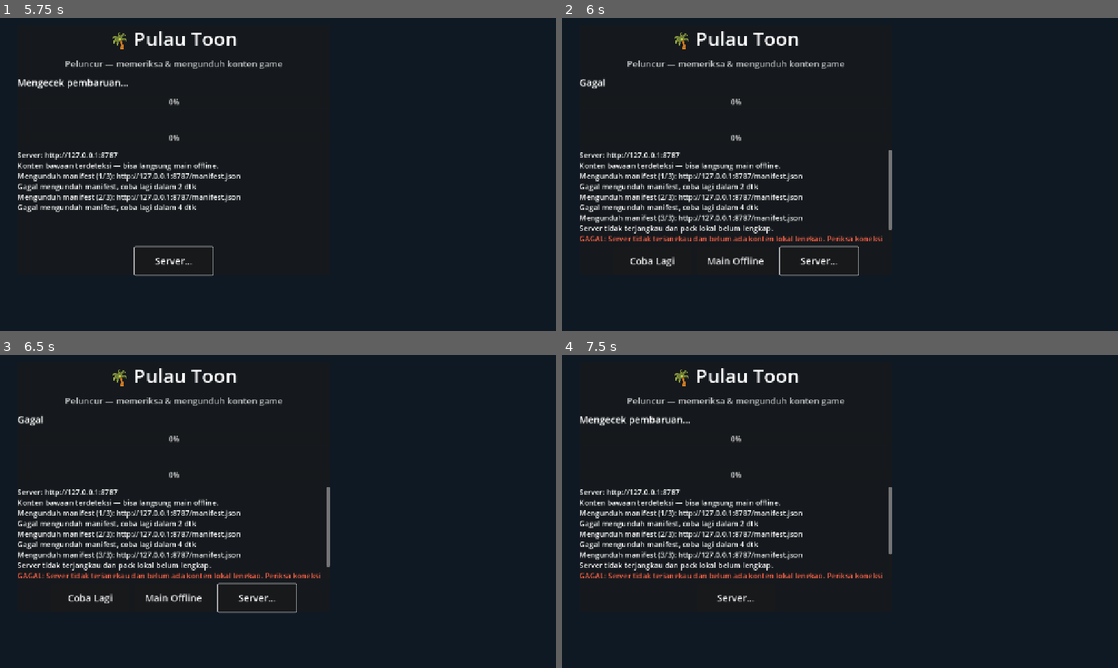
Above: before the commit, frames 1-4 (two rows, left to right).
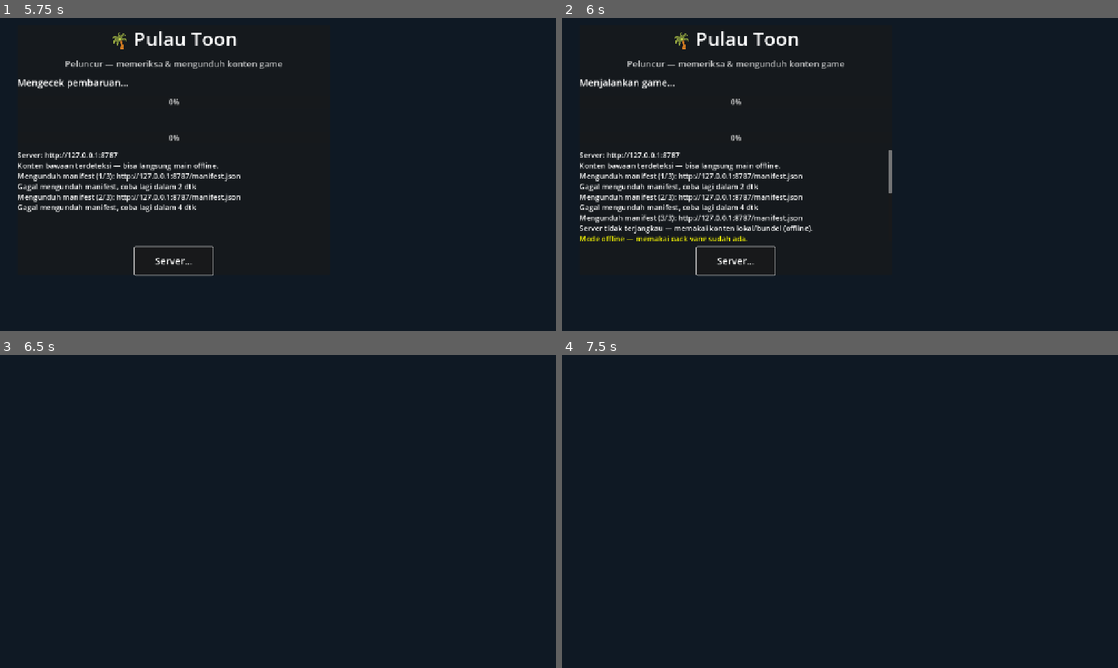
Above: after the commit, the same moments.

Repository: KyokoApp/Unity
Game: Godot game, scene res://launcher/launcher.tscn
Same seed, same stepped clock (60 frames per second), same inputs: the game is played once before the commit and once after it.
Inputs (mouse positions are in pixels of both pictures, inside the frame that each line leads up to):
- Up to frame 1 (5.75 s): tap Enter (ui_accept) at 0.5, 0.77 s; move the mouse to (400, 158) at 0.52 s; hold Right (ui_right) 0.53-1.25 s; hold Shift 0.53-1.25 s; click (400, 158) at 0.67 s; click "Server…" at 1.25 s; drag from (166, 190) to (250, 237) at 2.02 s; move the mouse to (333, 105) at 2.77 s; hold Right (ui_right) 2.78-3.5 s; hold Shift 2.78-3.5 s; drag from (250, 237) to (111, 127) at 3.52 s; move the mouse to (444, 221) at 4.27 s; hold Left (ui_left) 4.28-5 s; hold Shift 4.28-5 s; drag from (111, 127) to (194, 96) at 5.02 s
- Up to frame 2 (6 s): move the mouse to (867, 174) at 5.77 s; hold Down (ui_down) from 5.78 s (still down); hold Shift from 5.78 s (still down); click (867, 174) at 5.92 s
- Up to frame 3 (6.5 s): keep holding Down (ui_down); keep holding Shift
- Up to frame 4 (7.5 s): release Down (ui_down) at 6.5 s; release Shift at 6.5 s; drag from (756, 433) to (728, 527) at 6.52 s; click (650, 599) at 7.25 s, where only the run before the commit has a clickable "Coba Lagi"

Frame 1 is identical in both runs. In frame 2, 2.0% of the frame differs, in the area x 3-60%, y 19-83%; in frame 3, 5.5%, in the area x 3-60%, y 4-83%; in frame 4, 5.3%.
Error in both runs: Invalid assignment of property or key 'confirm_button_text' with value of type 'String' on a base object of type 'ConfirmationDialog'. (res://launcher/launcher…

Commit message:
fix+sederhana: updater anggap konten bundel lengkap (offline AIO auto-jalan) + rilis jadi SATU PulauToon.apk
Co-authored-by: arena-agent <297053741+arena-agent@users.noreply.github.com>

Diff:
--- a/project/launcher/launcher.gd
+++ b/project/launcher/launcher.gd
@@ -162,17 +162,30 @@
 	_updater.finished_offline.connect(_on_finished_offline)
 	_updater.failed.connect(_on_failed)
 	# Seed manifest bundel (APK AIO): konten sudah ada di res://packs/*,
-	# catat sebagai manifest lokal agar boot offline-total tetap jalan.
-	if FileAccess.file_exists("res://packs/manifest.json") \
-			and not FileAccess.file_exists("user://local_manifest.json"):
+	# catat sebagai manifest lokal agar boot offline-total tetap jalan,
+	# dan sebagai state agar versi sama di server tak diunduh ulang.
+	if FileAccess.file_exists("res://packs/manifest.json"):
 		var f := FileAccess.open("res://packs/manifest.json", FileAccess.READ)
 		if f != null:
-			var w := FileAccess.open("user://local_manifest.json", FileAccess.WRITE)
-			if w != null:
-				w.store_string(f.get_as_text())
-				w.close()
-				_log_line("Konten bawaan terdeteksi — bisa langsung main offline.")
+			var text := f.get_as_text()
 			f.close()
+			if not FileAccess.file_exists("user://local_manifest.json"):
+				var w := FileAccess.open("user://local_manifest.json", FileAccess.WRITE)
+				if w != null:
+					w.store_string(text)
+					w.close()
+					_log_line("Konten bawaan terdeteksi — bisa langsung main offline.")
+			if not FileAccess.file_exists("user://launcher_state.json"):
+				var j = JSON.parse_string(text)
+				if typeof(j) == TYPE_DICTIONARY:
+					var st := {}
+					for pid in j.get("packs", {}):
+						var m: Dictionary = j["packs"][pid]
+						st[pid] = {"version": str(m.get("version", "")), "sha256": str(m.get("sha256", ""))}
+					var w2 := FileAccess.open("user://launcher_state.json", FileAccess.WRITE)
+					if w2 != null:
+						w2.store_string(JSON.stringify(st))
+						w2.close()
 	_updater.run(_server_url)
 
 func _on_pack_progress(pid: String, done: int, total: int) -> void:
--- a/project/launcher/updater.gd
+++ b/project/launcher/updater.gd
@@ -394,11 +394,15 @@
 		if not local.is_empty():
 			var all_ok := true
 			for pid in local.get("pack_order", []):
-				if not _is_pack_present(pid, local["packs"][pid]):
+				# lengkap bila pck terunduh ada DI PERANGKAT, atau konten pack
+				# sudah ter-BBUNDEL di APK (res://packs/<id>) — fallback AIO.
+				var meta: Dictionary = local["packs"][pid]
+				if not ( _is_pack_present(pid, meta) \
+						or DirAccess.dir_exists_absolute("res://packs/" + pid) ):
 					all_ok = false
 					break
 			if all_ok:
-				_log("Server tidak terjangkau — memakai pack lokal (offline).")
+				_log("Server tidak terjangkau — memakai konten lokal/bundel (offline).")
 				finished_offline.emit(local)
 				return
 			_log("Server tidak terjangkau dan pack lokal belum lengkap.")
@@ -416,7 +420,8 @@
 		if local_state.has(pid):
 			var st: Dictionary = local_state[pid]
 			state_ok = str(st.get("version", "")) == str(meta.get("version", "")) and str(st.get("sha256", "")) == str(meta.get("sha256", ""))
-		if state_ok and _is_pack_present(pid, meta):
+		if state_ok and ( _is_pack_present(pid, meta) \
+				or DirAccess.dir_exists_absolute("res://packs/" + pid) ):
 			continue
 		needed.append(pid)
 		total_bytes += int(meta.get("size", 0))
Not shown, changed: project/packs/manifest.json
Not shown, changed: .github/workflows/apk_release.yml
